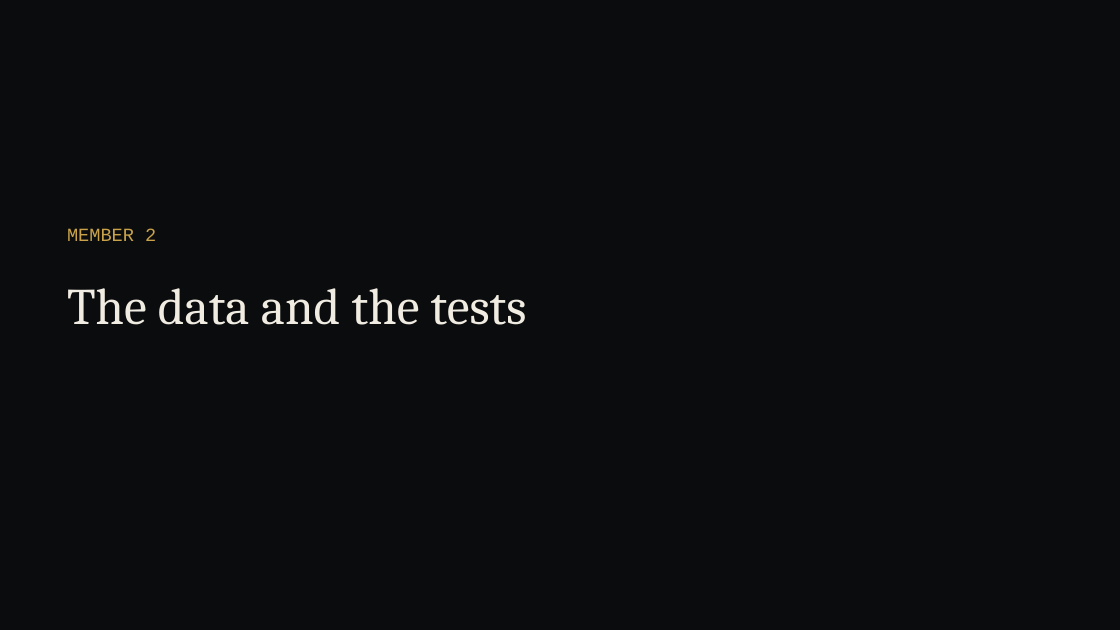
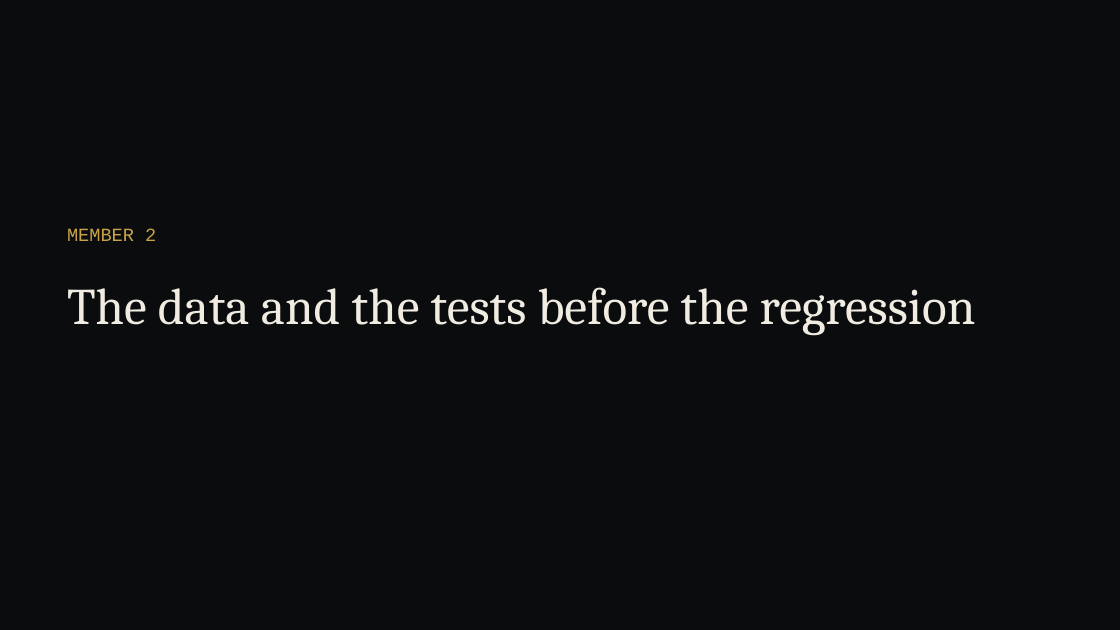
Before and after one commit to ruufaayl/fallingrupee, a slide deck: slide 8 of presentation/The_Price_of_a_Falling_Rupee_Deck.pptx. Drawn at 1120x630 pixels with LibreOffice and Linux fonts; fonts in the diff are those of the drawing. Boxes give left, top, right and bottom in pixels: in the first picture for what was removed or moved away, otherwise in the second. Text is boxed around its words. In the diff, an @@ line names an element or a change of style, - is before the commit and + after.

```diff
--- a/presentation/The_Price_of_a_Falling_Rupee_Deck.pptx
+++ b/presentation/The_Price_of_a_Falling_Rupee_Deck.pptx
@@ text at (67,287,976,335): text changed @@
-The data and the tests
+The data and the tests before the regression
```
Also in this commit, not shown: 15 other slides changed, 4 slides added, 3 slides removed, 34 other files.
